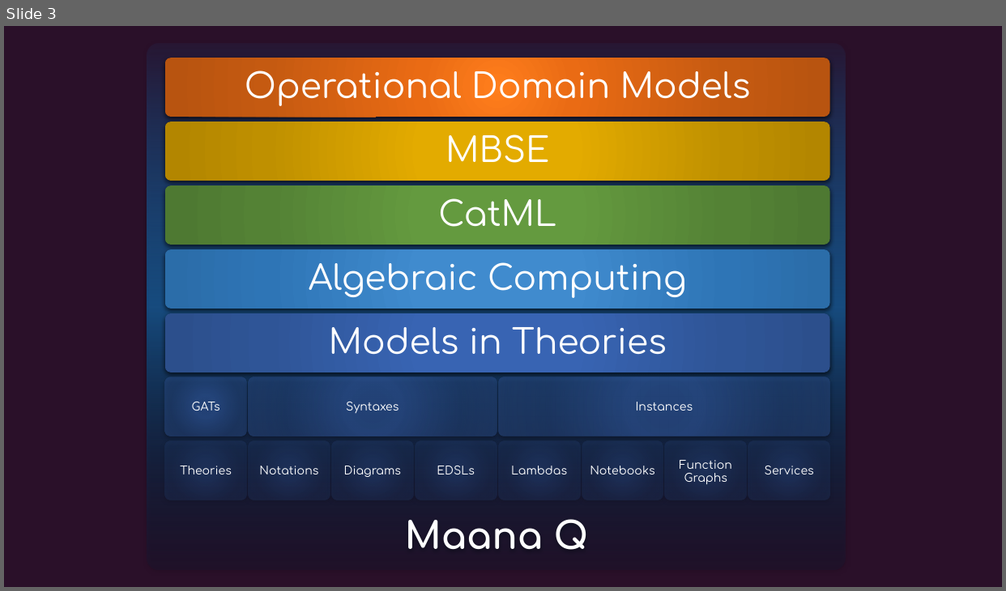
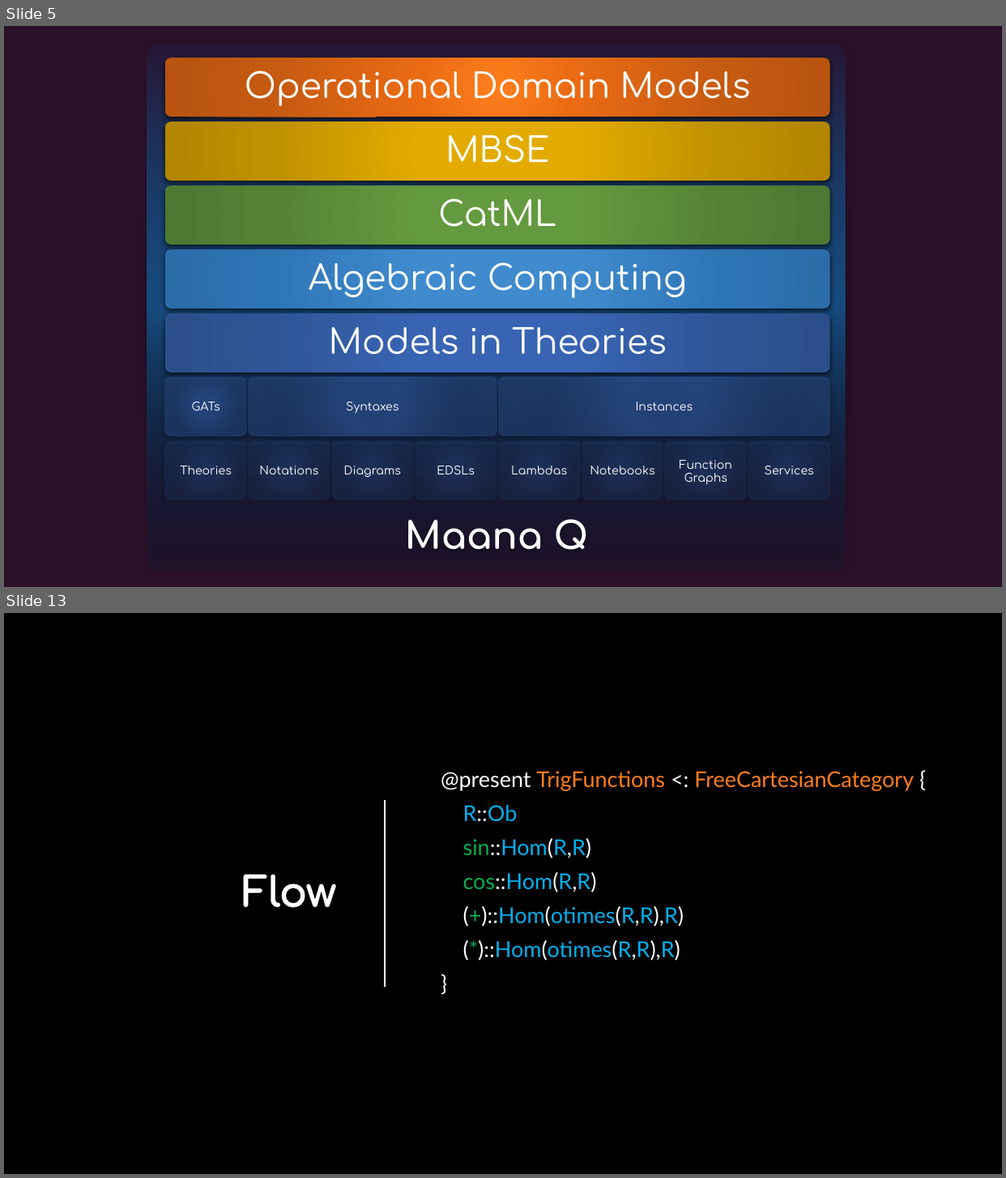
Before and after one commit to maana-io/cat-ml, a slide deck: presentations/gats-intro.pptx. Shown one above the other, each under a label of ours: slide 3 before the commit, slides 5 and 13 after it; the slides between them are not shown. The pictures are 1006x591 and 1006x1178 pixels, drawn with LibreOffice and Linux fonts; fonts in the diff are those of the drawing; background and template pictures are left out. Boxes give left, top, right and bottom in pixels: in the first picture for what was removed or moved away, otherwise in the second. Text is boxed around its words. In the diff, an @@ line names an element or a change of style, - is before the commit and + after.

```diff
--- a/presentations/gats-intro.pptx
+++ b/presentations/gats-intro.pptx
@@ slide 13 added at [4, 613, 1002, 1174], background picture (left out) @@
@@ text added at [441, 771, 914, 960], 21 pt, text #FFFFFF @@
+@present TrigFunctions <: FreeCartesianCategory {
+R::Ob
+sin::Hom(R,R)
+cos::Hom(R,R)
+(+)::Hom(otimes(R,R),R)
+(*)::Hom(otimes(R,R),R)
+}
@@ line added from (385, 800) to (385, 987), #FFFFFF 1.25 pt @@
@@ title added at [242, 875, 336, 908], 40 pt, text #FFFFFF, bold @@
+Flow
@@ what was slide 3 is now slide 5 @@
```
Also in this commit, not shown: 10 other slides added, 1 slide removed, 1 other file.
